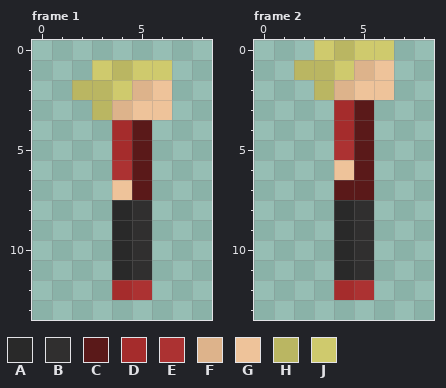
Pixel-art file: Assets/PersonalAssets/NPC/Day3/Man2DayThreeCorrectRightIdle.aseprite. Above is the file before it was changed.
9x14 pixels, 3 frames. Colours within 5 levels of each other are drawn and written as one. Shown: frame 1, frame 2. The commit also changed other frames, which this record leaves out.
Palette (. is transparent): A #292929  B #302f2f  C #5a1919  D #a52c2c  E #ac3232  F #ddb38b  G #eec39a  H #bab662  J #cfca6d
And afterwards:
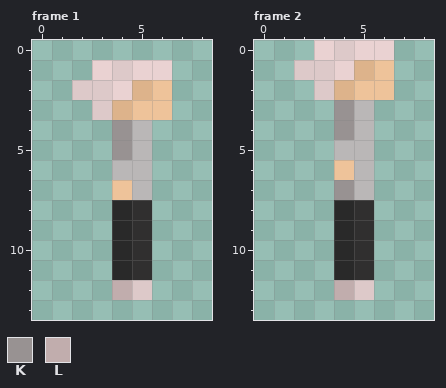
Colours new in this view: K #989292  L #c1adad
From the commit log: Asset update Added new skins for NPCs on day 3
Difference:
Colour C changes from #5a1919 to #bab7b7.
Colour H changes from #bab662 to #ddc9c9.
Colour J changes from #cfca6d to #ead2d2.
Frame 1:
Colour C replaces colour E in row 6 at x 4.
Colour H replaces colour E in row 12 at x 5.
Colour K replaces colour D in rows 4 to 5 at x 4.
Colour L replaces colour D in row 12 at x 4.
Frame 2:
Colour C replaces colour E in row 5 at x 4.
Colour H replaces colour E in row 12 at x 5.
Colour K replaces colour C in row 7 at x 4.
Colour K replaces colour D in rows 3 to 4 at x 4.
Colour L replaces colour D in row 12 at x 4.
Where, in picture pixels (left, top, right, bottom), the same in both pictures:
changed: (72, 60, 172, 200)
changed: (112, 280, 152, 300)
changed: (294, 40, 394, 200)
changed: (334, 280, 374, 300)
